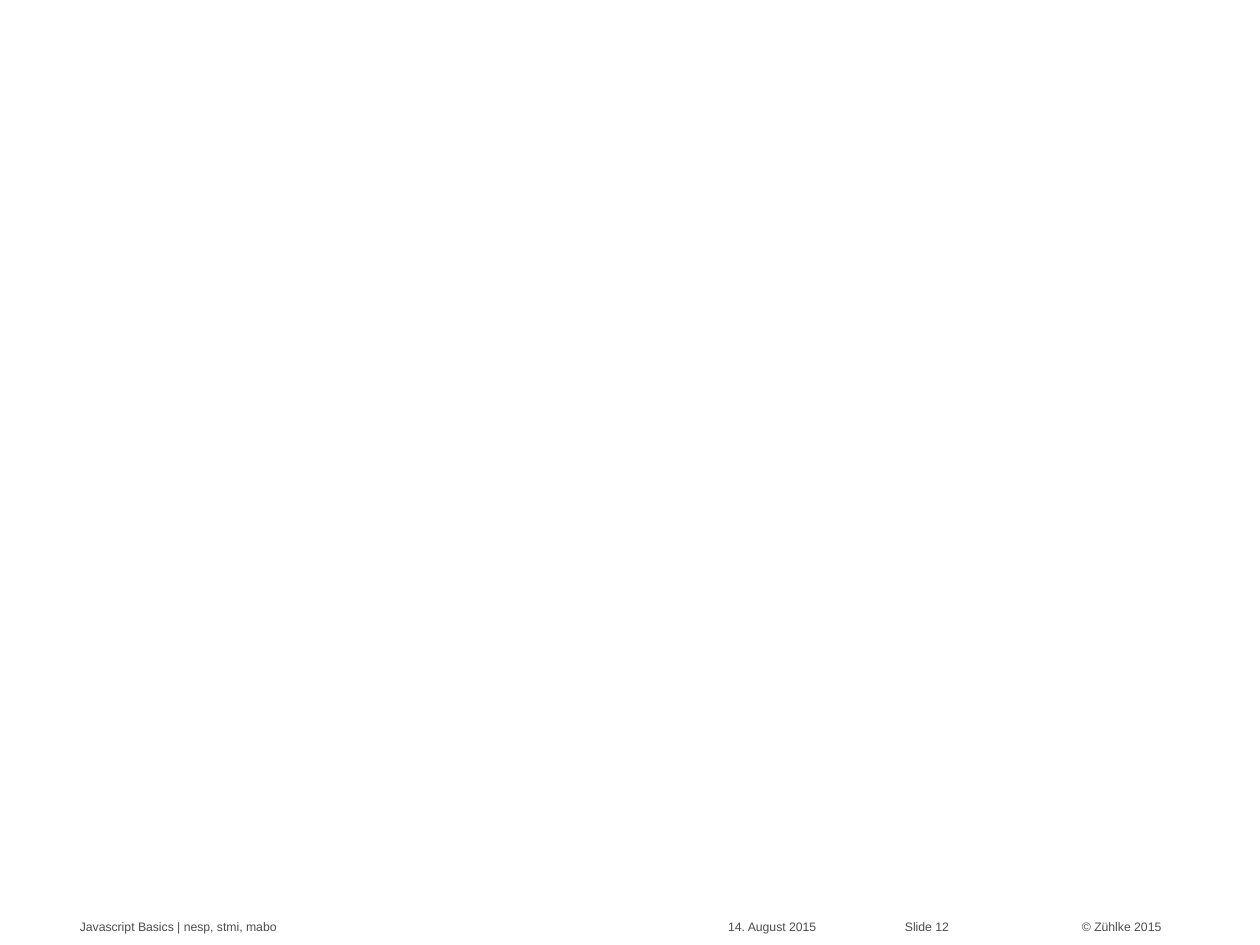
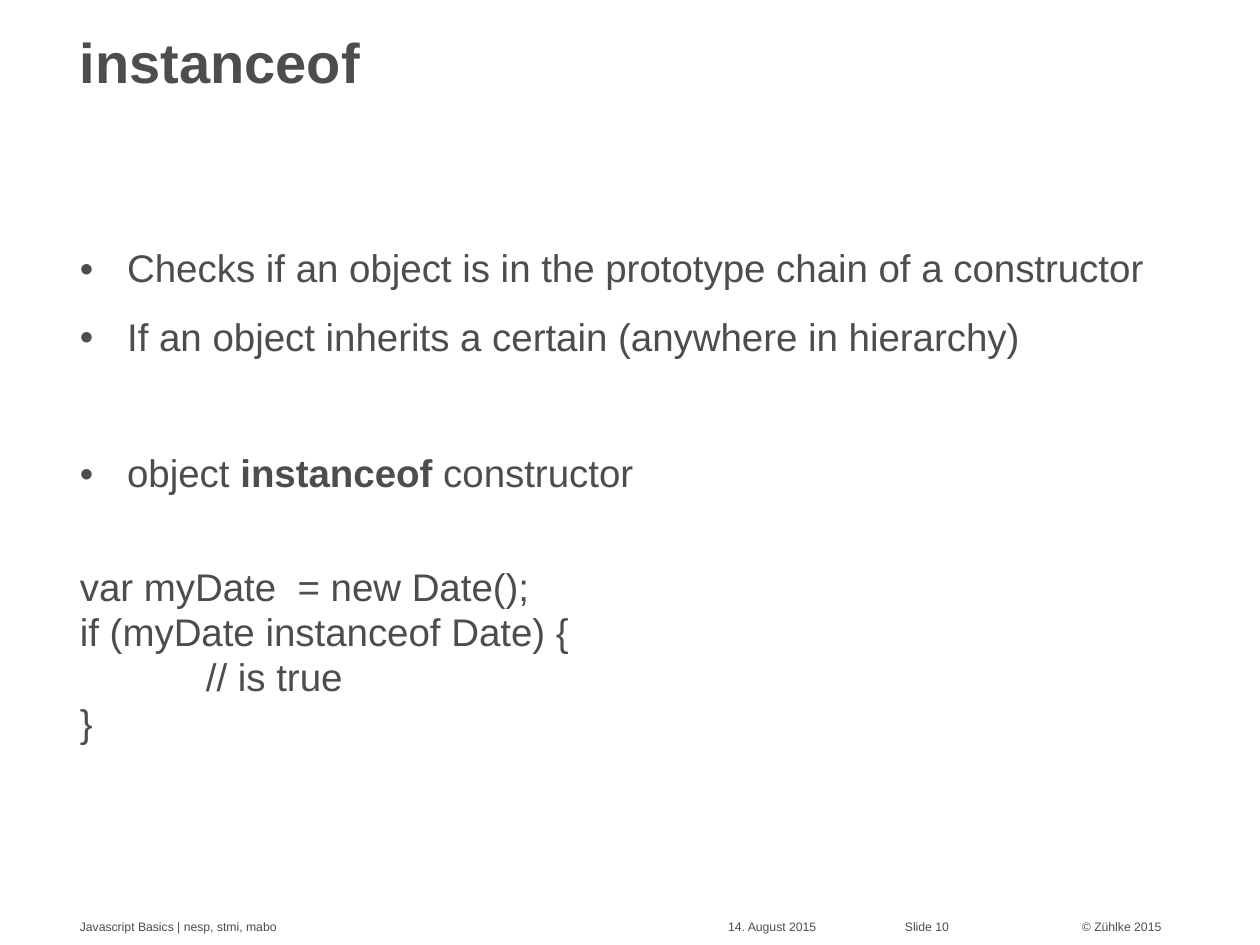
Before and after one commit to Zuehlke/security-onboarding, a slide deck: slide 10 of javascript_basics/Javascript Basics - basics.pptx (slide 12 before the commit). Drawn at 1260x945 pixels with LibreOffice and Linux fonts; fonts in the diff are those of the drawing. Boxes give left, top, right and bottom in pixels: in the first picture for what was removed or moved away, otherwise in the second. Text is boxed around its words. In the diff, an @@ line names an element or a change of style, - is before the commit and + after.

```diff
--- a/javascript_basics/Javascript Basics - basics.pptx
+++ b/javascript_basics/Javascript Basics - basics.pptx
@@ title added at [80,42,360,84], 32 pt, text #4D4D4D, bold @@
+instanceof
@@ text added at [80,254,1143,692], 22 pt, text #4D4D4D @@
+• Checks if an object is in the prototype chain of a constructor
+• If an object inherits a certain (anywhere in hierarchy)
+• object instanceof constructor
+var myDate = new Date();
+if (myDate instanceof Date) {
+// is true
+}
@@ page number at [905,922,949,931]: text changed @@
-Slide 12
+Slide 10
```
Also in this commit, not shown: 7 other slides changed, 1 slide added.
